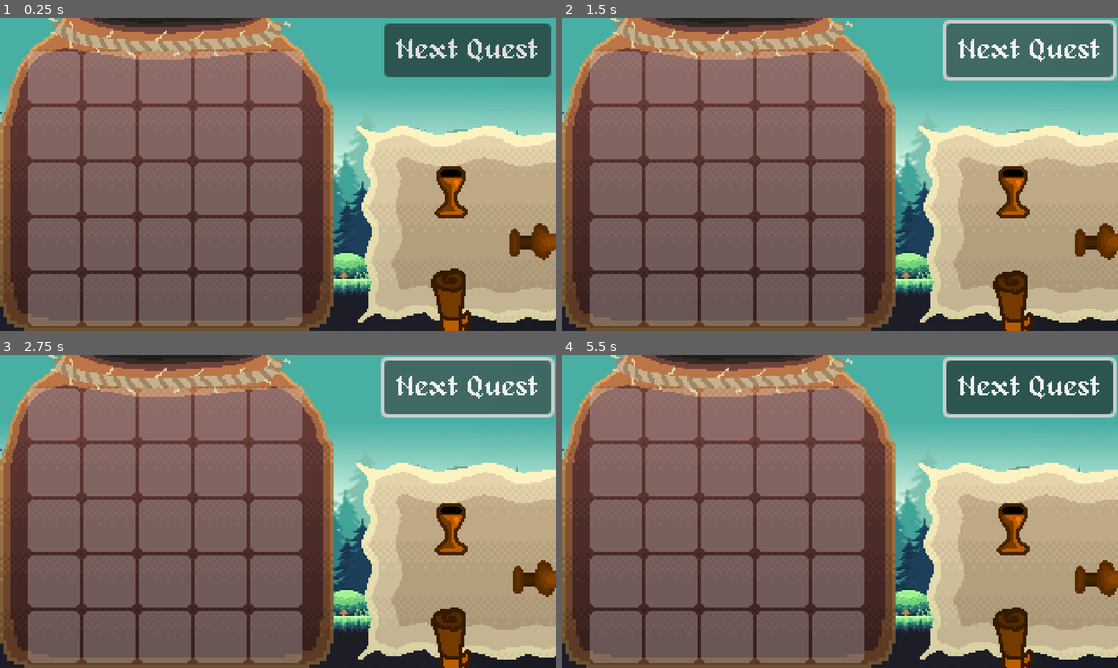
Above: before the commit, frames 1-4 (two rows, left to right).
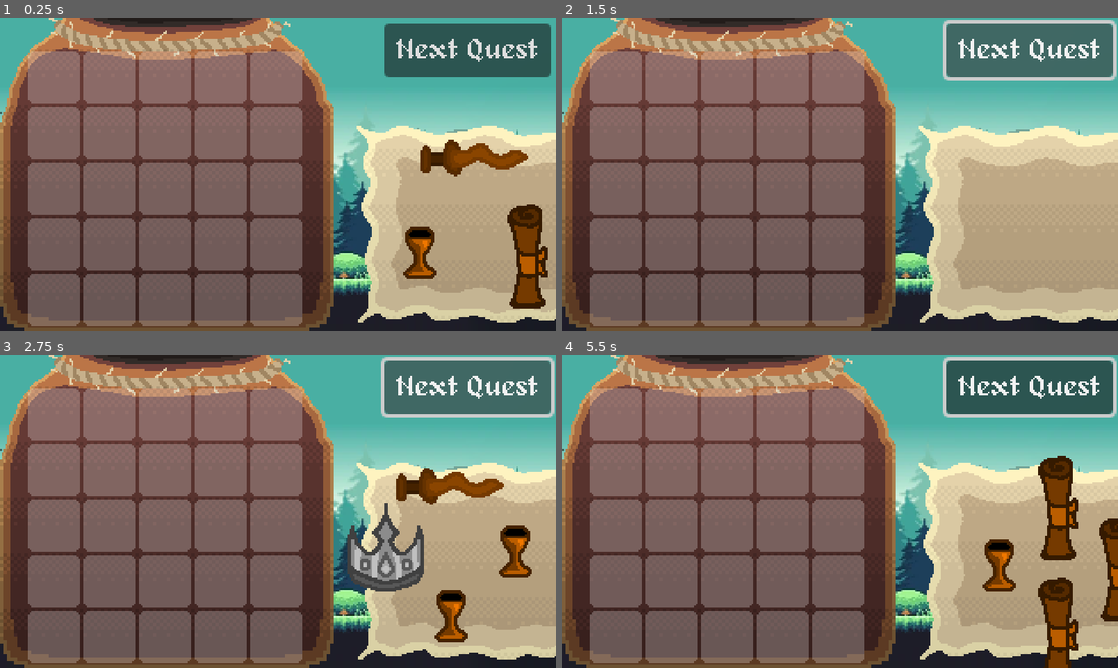
Above: after the commit, the same moments.

Repository: Pyroglyph/lame-jam-52
Game: Godot game, scene res://scenes/game.tscn
Two runs of this game, one before a commit and one after it. Both use one fixed random seed, a clock stepped at 60 frames per second and the inputs below.
Inputs (mouse positions are in pixels of both pictures, inside the frame that each line leads up to):
- Up to frame 1 (0.25 s): no input
- Up to frame 2 (1.5 s): click "Next Quest" at 0.5 s; click "Next Quest" at 1.25 s
- Up to frame 3 (2.75 s): click "Next Quest" at 2 s
- Up to frame 4 (5.5 s): move the mouse to (617, 636) at 2.77 s; click (617, 636) at 2.92 s; tap Enter at 3.5 s; move the mouse to (617, 580) at 3.52 s; click (617, 580) at 3.67 s; move the mouse to (673, 636) at 4.27 s; click (673, 636) at 4.42 s; tap Space at 5 s; move the mouse to (673, 580) at 5.02 s; click (673, 580) at 5.17 s

The runs differ from the first frame. In frame 1, 5.5% of the frame differs, in the area x 72-100%, y 38-100%; in frame 2, 2.3%; in frame 3, 6.5%; in frame 4, 6.7%, in the area x 75-100%, y 32-100%.

Commit message:
Improved look and feel of discarding

Diff:
--- a/scenes/game.tscn
+++ b/scenes/game.tscn
@@ -14,7 +14,7 @@
 [ext_resource type="Script" uid="uid://cck8kukpkx6ws" path="res://src/discard_area.gd" id="11_dinhu"]
 
 [sub_resource type="RectangleShape2D" id="RectangleShape2D_p57ef"]
-size = Vector2(133, 122)
+size = Vector2(122, 122)
 
 [node name="Game" type="Node2D"]
 texture_filter = 1
@@ -110,10 +110,11 @@
 position = Vector2(144, 16)
 
 [node name="DiscardArea" type="Area2D" parent="."]
-position = Vector2(266, 119)
+position = Vector2(258, 113)
 script = ExtResource("11_dinhu")
 
 [node name="CollisionShape2D" type="CollisionShape2D" parent="DiscardArea"]
+position = Vector2(1, 6)
 shape = SubResource("RectangleShape2D_p57ef")
 
 [node name="Button" type="Button" parent="."]
@@ -123,3 +124,5 @@
 offset_bottom = 34.0
 theme_override_fonts/font = ExtResource("8_gee14")
 text = "Next Quest"
+
+[connection signal="pressed" from="Button" to="." method="next_quest"]
--- a/src/discard_area.gd
+++ b/src/discard_area.gd
@@ -18,27 +18,43 @@
 # Distribute items evenly
 func update_item_positions():
 	print("Updating item positions")
-	var items = get_discarded_items()
+	var items := get_discarded_items()
 
 	var rect = $CollisionShape2D.shape.size
 	const padding = 10
 
+	if len(items) == 1:
+		var offset := items[0].get_center_offset()
+		items[0].target_position = global_position - offset
+		return
+
 	for i in range(len(items)):
-		var angle = i * (360. / len(items))
-		var radius = min(rect.x - padding * 2, rect.y - padding * 2) / 3
+		var angle := i * (360. / len(items)) - 90
+		var radius: float = min(rect.x - padding, rect.y - padding) / 3
 
-		var position_x = cos(deg_to_rad(angle)) * radius + padding
-		var position_y = sin(deg_to_rad(angle)) * radius + padding
+		var position_x := cos(deg_to_rad(angle)) * radius
+		var position_y := sin(deg_to_rad(angle)) * radius
 
-		items[i].target_position = global_position + Vector2(position_x, position_y)
+		var offset := items[i].get_center_offset()
+		items[i].target_position = global_position + Vector2(position_x, position_y) - offset
 
-func discard_items():
-	for item in get_discarded_items():
+# If there are items to discard then it does so and returns true, if there are no items it returns false
+func discard_items() -> bool:
+	# Get items before reparenting changes the children list
+	var items_to_discard = get_discarded_items()
+	if len(items_to_discard) == 0:
+		return false
+
+	for item in items_to_discard:
 		# Detach to avoid any race conditions
-		reparent($/root)
+		item.reparent($/root, true)
 
 		# Animate them offscreen instead of just having them disappear
-		item.target_position = item.global_position + Vector2(0, 1000)
+		item.target_position = Vector2(item.global_position.x, 250)
 
-		await get_tree().create_timer(0.5).timeout
-		item.queue_free()
+		var timer = get_tree().create_timer(0.2)
+		timer.timeout.connect(func():
+			item.queue_free()
+		)
+
+	return true
--- a/src/game.gd
+++ b/src/game.gd
@@ -39,6 +39,8 @@
 
 	for item in new_items:
 		var new_item = item.instantiate()
+		# New items fly in from offscreen
+		new_item.global_position = Vector2(400, $DiscardArea.global_position.y)
 
 		# Add a 5% chance for an item to be rarer
 		if randi() % 20 == 0:
@@ -47,6 +49,8 @@
 		$DiscardArea.add_child(new_item)
 
 func next_quest():
-	$DiscardArea.discard_items()
-
-	give_new_items()
+	if ($DiscardArea.discard_items()):
+		var timer = get_tree().create_timer(0.2)
+		timer.timeout.connect(give_new_items)
+	else:
+		give_new_items()
--- a/src/item.gd
+++ b/src/item.gd
@@ -29,6 +29,7 @@
 	print("grabbed " + item_name)
 
 	is_grabbed = true
+	z_index = 1000
 	grab_offset = get_viewport().get_mouse_position() - global_position
 	original_position = global_position.round()
 	reparent($/root/Game)
@@ -75,13 +76,14 @@
 
 func on_release():
 	# first, determine if any of the cells are colliding with the discard area
-	var discard_local_rect = $/root/Game/DiscardArea/CollisionShape2D.shape.get_rect()
-	var discard_global_rect = discard_local_rect * $/root/Game/DiscardArea.global_transform
+	var discard_local_rect: Rect2 = $/root/Game/DiscardArea/CollisionShape2D.shape.get_rect()
+	var discard_global_rect: Rect2 = discard_local_rect * $/root/Game/DiscardArea.global_transform
 	if intersects_with(discard_global_rect):
 		print("Dropped on discard area")
 		# discard area automatically handles new children
 		reparent($/root/Game/DiscardArea)
 		is_grabbed = false
+		z_index = 0
 		return
 
 	# if we're not discarding it, check if its on the grid properly
@@ -111,6 +113,7 @@
 		# all of this items cells fall within the bounds of the grid, and on empty cells
 		print("released " + item_name)
 		is_grabbed = false
+		z_index = 0
 
 		for cell in valid_grid_cells:
 			cell.contains = self
@@ -122,8 +125,13 @@
 			target_position = snap_target
 	else:
 		print("returning " + item_name + " to original position")
-		target_position = original_position
+		if discard_global_rect.has_point(original_position):
+			reparent($/root/Game/DiscardArea, true)
+		else:
+			target_position = original_position
+
 		is_grabbed = false
+		z_index = 0
 
 		for cell in original_grid_cells:
 			cell.contains = self
@@ -134,3 +142,19 @@
 	if event is InputEventMouseButton and event.is_released() and is_grabbed:
 		print("trying to release " + item_name)
 		on_release()
+
+func get_center_offset() -> Vector2:
+	var sprite = $Sprite2D
+
+	# Calculate bounding box from texture size
+	var size = sprite.texture.get_size()
+	var origin = sprite.global_position
+	if sprite.centered:
+		origin -= size / 2.0
+
+	var value = Rect2(origin, size).get_center() - global_position
+
+	print(name)
+	print(value)
+
+	return value
